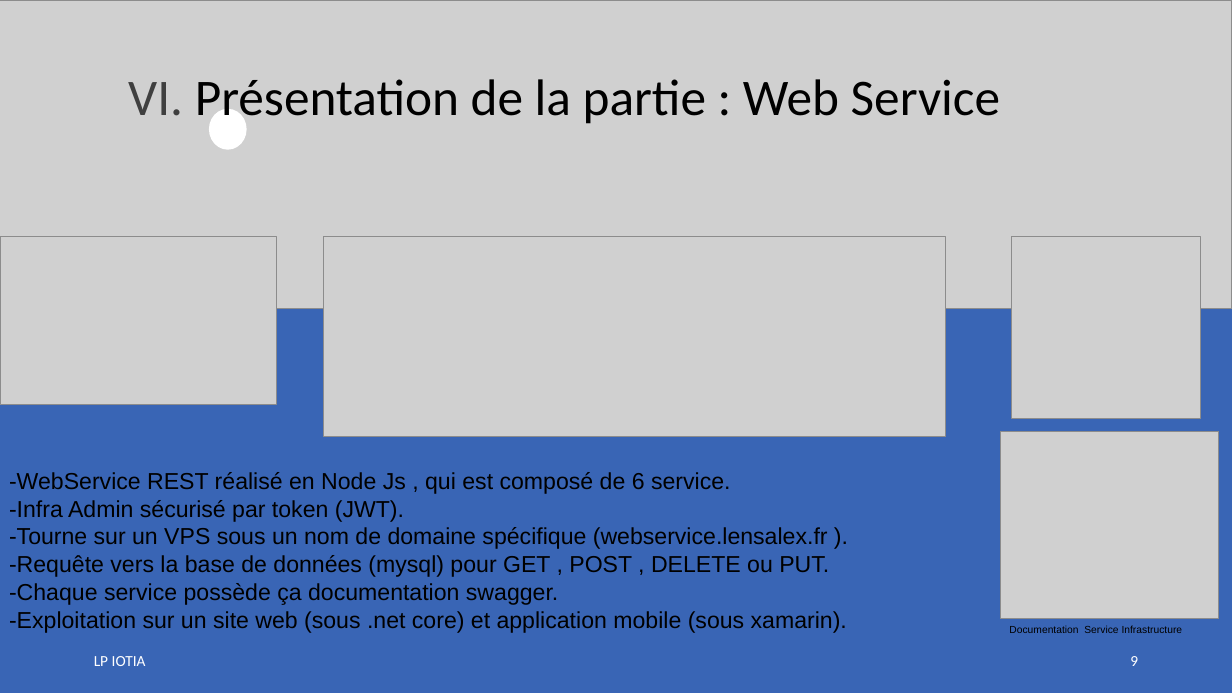
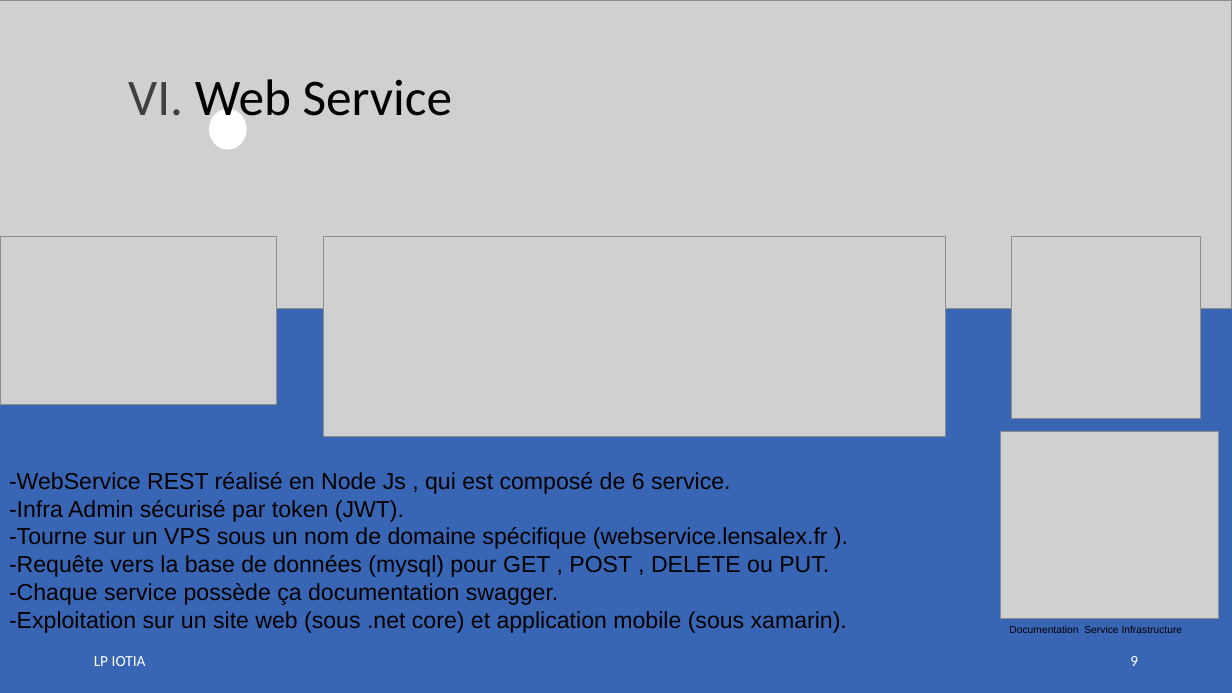
Before and after one commit to LENSAlex/ProjetIotia, a slide deck: slide 9 of Diapo_commun/PresentationCommune.pptx. Drawn at 1232x693 pixels with LibreOffice and Linux fonts; fonts in the diff are those of the drawing; grey boxes stand for pictures. Boxes give left, top, right and bottom in pixels: in the first picture for what was removed or moved away, otherwise in the second. Text is boxed around its words. In the diff, an @@ line names an element or a change of style, - is before the commit and + after.

Commit message:
Modification partie Serveur web et base de données

```diff
--- a/Diapo_commun/PresentationCommune.pptx
+++ b/Diapo_commun/PresentationCommune.pptx
@@ text at (x1=128, y1=79, x2=452, y2=128): text changed @@
-VI. Présentation de la partie : Web Service
+VI. Web Service
```
Also in this commit, not shown: 13 other slides changed.
